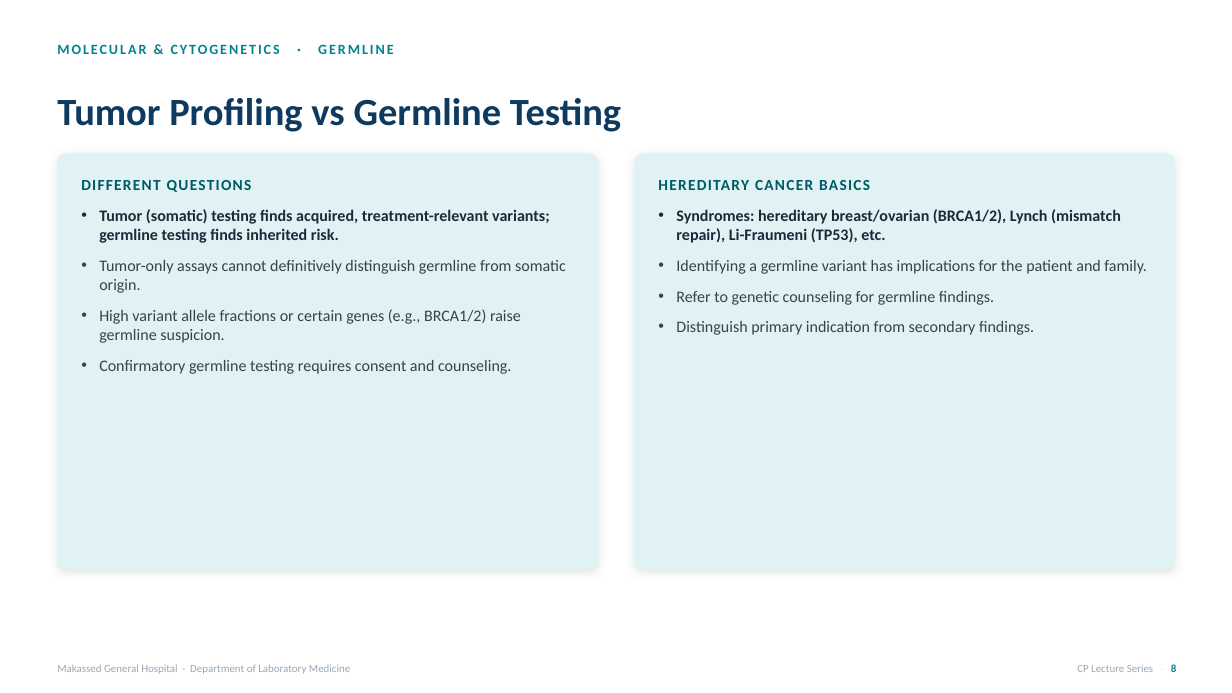
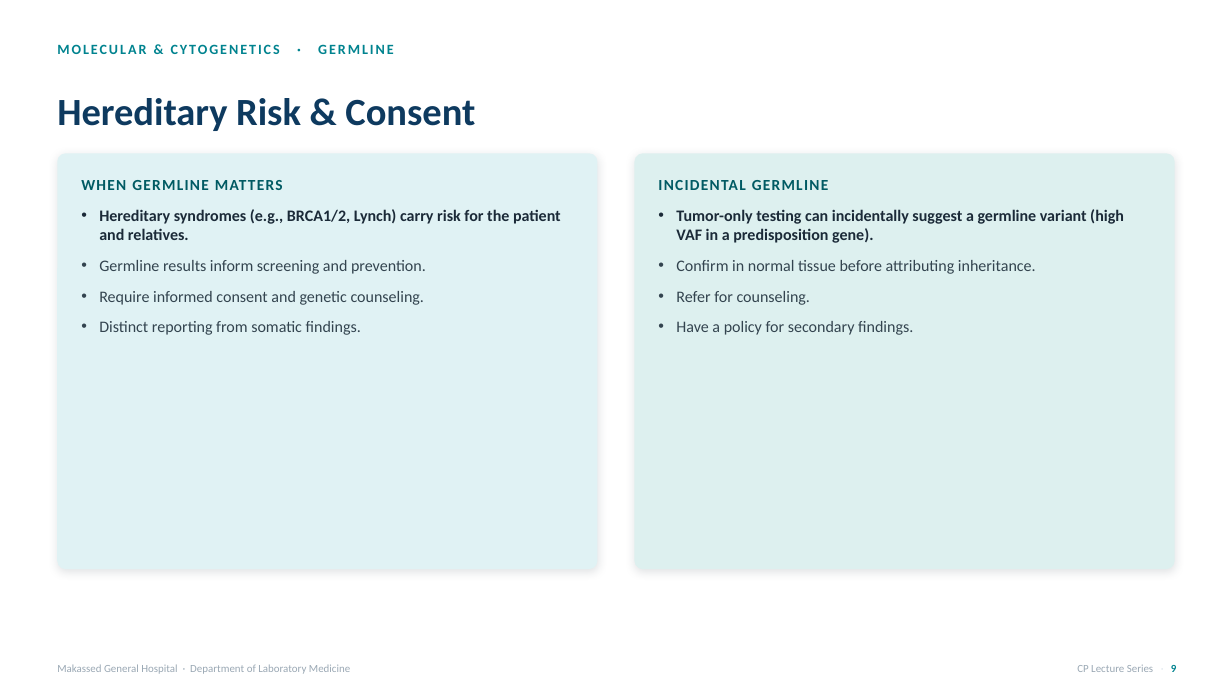
Before and after one commit to omarzbaba/makassed-cp-curriculum, a slide deck: slide 11 of decks/Molecular_04_Solid-Tumor-and-Germline-Testing.pptx (slide 10 before the commit). Drawn at 1232x693 pixels with LibreOffice and Linux fonts; fonts in the diff are those of the drawing. Boxes give left, top, right and bottom in pixels: in the first picture for what was removed or moved away, otherwise in the second. Text is boxed around its words. In the diff, an @@ line names an element or a change of style, - is before the commit and + after.

```diff
--- a/decks/Molecular_04_Solid-Tumor-and-Germline-Testing.pptx
+++ b/decks/Molecular_04_Solid-Tumor-and-Germline-Testing.pptx
@@ text at (57, 98, 475, 131): text changed @@
-Tumor Profiling vs Germline Testing
+Hereditary Risk & Consent
@@ rounded rectangle at (635, 153, 1176, 569): fill #E0F2F4 to #DDF0EF @@
@@ text at (81, 180, 283, 190): text changed @@
-DIFFERENT QUESTIONS
+WHEN GERMLINE MATTERS
@@ text at (99, 209, 561, 335): text changed @@
-• Tumor (somatic) testing finds acquired, treatment-relevant variants; germline testing finds inherited risk.
-• Tumor-only assays cannot definitively distinguish germline from somatic origin.
-• High variant allele fractions or certain genes (e.g., BRCA1/2) raise germline suspicion.
-• Confirmatory germline testing requires consent and counseling.
+• Hereditary syndromes (e.g., BRCA1/2, Lynch) carry risk for the patient and relatives.
+• Germline results inform screening and prevention.
+• Require informed consent and genetic counseling.
+• Distinct reporting from somatic findings.
@@ text at (658, 180, 828, 190): text changed @@
-HEREDITARY CANCER BASICS
+INCIDENTAL GERMLINE
@@ text at (676, 209, 1124, 335): text changed @@
-• Syndromes: hereditary breast/ovarian (BRCA1/2), Lynch (mismatch repair), Li-Fraumeni (TP53), etc.
-• Identifying a germline variant has implications for the patient and family.
-• Refer to genetic counseling for germline findings.
-• Distinguish primary indication from secondary findings.
+• Tumor-only testing can incidentally suggest a germline variant (high VAF in a predisposition gene).
+• Confirm in normal tissue before attributing inheritance.
+• Refer for counseling.
+• Have a policy for secondary findings.
```
Also in this commit, not shown: 17 other slides changed, 6 slides added, 2 slides removed, 30 other files.
